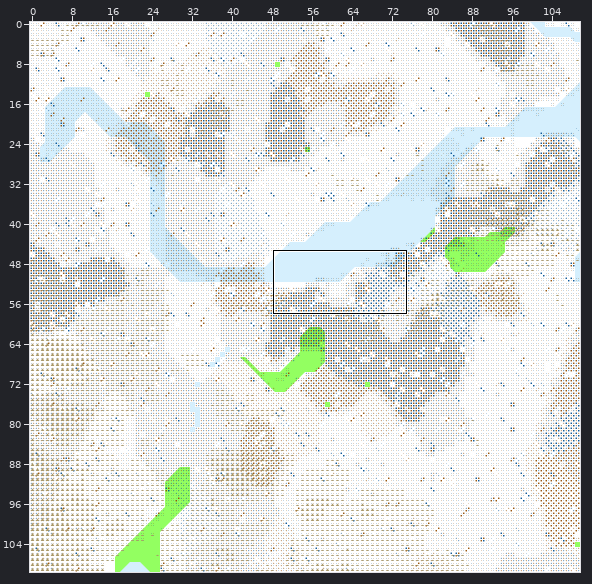
A Tiled map gets an edit: Maps/hd/boston-hd.tmx. The picture above shows the old version from afar; the outline marks the close-up.
Close-up. Before the edit:
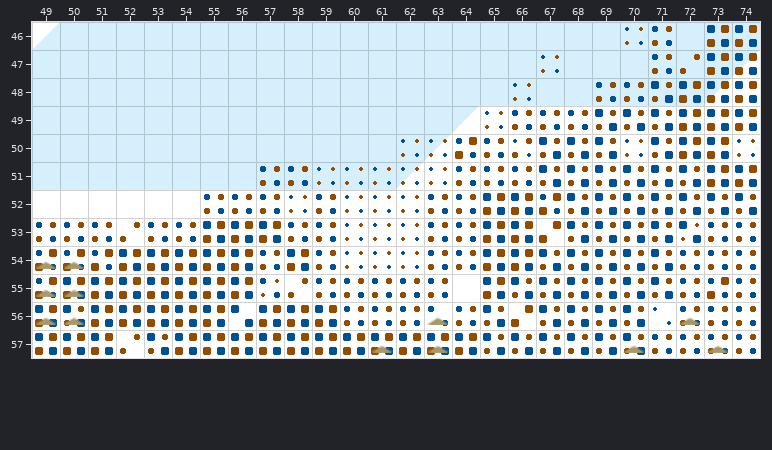
Cells are 32x32 px. Shown: x 49..74, y 46..57. The commit also changed other parts of the map, which this record leaves out.
New version:
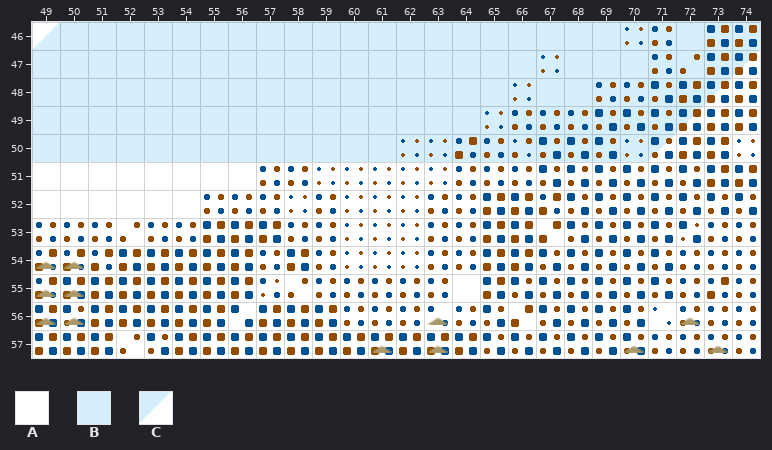
Key: from "Landform": A 0, B 1, C 4.
_ is an empty cell.
Edits made:
Layer "Land":
Tile B gives way to tile A in row 51 at x 49 to 61.
Tile C gives way to tile A in row 51 at x 62.
Tile A gives way to tile B in row 49 at x 65 to 71; in row 50 at x 64 to 70.
Tile C gives way to tile B in row 49 at x 64; in row 50 at x 63.
Tile A gives way to tile C in row 49 at x 72; in row 50 at x 71.
Pixel boxes of the changes (left, top, right, bottom) in both close-ups:
changed: (32, 106, 703, 190)
